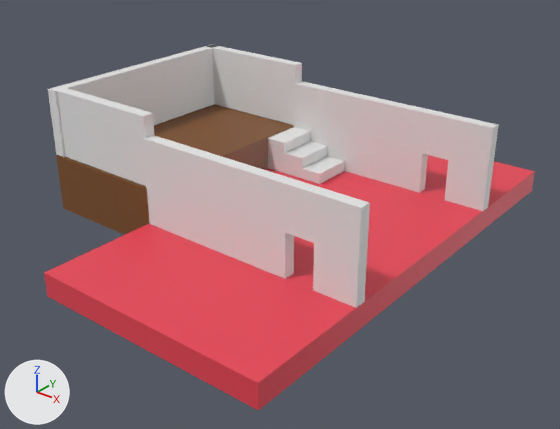
Before and after pictures for a commit that changed the FBX model PantoGame/Assets/Levels/Level.fbx.
Both versions are drawn from a 50 mm lens placed at (33.3, -47.1, 28.0), pointed at (-3.8, -0.8, -0.8). Every picture has the same lights, and +X, +Y and +Z are marked at lower left. Where no turn or scale is listed for an object, it has been applied to the vertices.
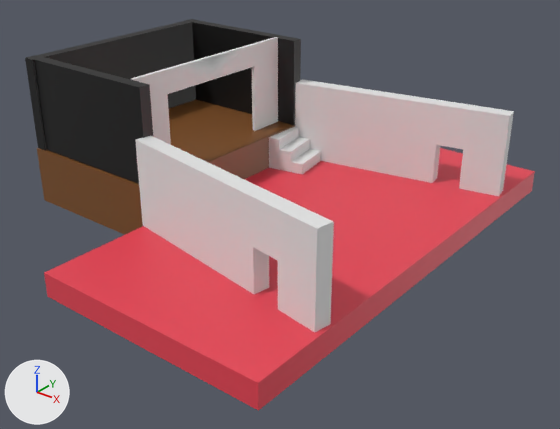
Where the newer file only moved an object's origin or applied its transform, the numbers keep the older frame.

Pixel boxes (x1, y1, x2, y2) of what changed, in the pictures (560 x 429 px):
'Cube.001', moved, turned, rescaled
    before: (142, 135, 370, 308)
    after: (135, 135, 334, 332)
'Cube', moved, turned, rescaled
    before: (293, 81, 499, 211)
    after: (295, 79, 514, 196)
'Floor.001', moved, rescaled (8% wider)
    before: (56, 104, 294, 235)
    after: (37, 100, 295, 235)
'Cube.004', recoloured, mesh rescaled, moved (16% taller)
    before: (48, 45, 217, 157)
    after: (25, 20, 196, 150)
'Cube.005', recoloured, reshaped (grey to black, 31% wider, 31% taller)
    before: (57, 88, 154, 186)
    after: (26, 55, 153, 184)
'Cube.006', recoloured, reshaped (grey to black, 21% wider, 32% taller)
    before: (206, 45, 302, 125)
    after: (185, 19, 301, 125)
'Cube.007', added
    after: (130, 37, 278, 145)
'Cube.003', moved, turned, rescaled
    before: (268, 127, 345, 184)
    after: (269, 127, 321, 174)

Edits to the bpy script that builds the scene:
```text
Change me_cube_009:
    where me_cube_009.from_pydata(...)  # 8 vertices, 6 faces; spans x -5.7..5.7, y -0.5..0.5, z -1.0..4.86
    me_cube_009 part 1
    me_cube_009.vertices[0].co: (5.7, -0.5, -1.0) -> (5.56, -0.5, -1.0)  # pixel (148, 187) -> not seen
    me_cube_009.vertices[1].co: (5.7, -0.5, 4.86) -> (5.56, -0.5, 7.07)  # pixel (143, 116) -> pixel (139, 87)
    me_cube_009.vertices[2].co: (-5.7, -0.5, -1.0) -> (-8.56, -0.5, -1.0)  # pixel (58, 154) -> pixel (38, 146)
    me_cube_009.vertices[3].co: (-5.7, -0.5, 4.86) -> (-8.56, -0.5, 7.07)  # pixel (50, 88) -> pixel (26, 57)
    me_cube_009.vertices[4].co: (5.7, 0.5, -1.0) -> (5.56, 0.5, -1.0)
    me_cube_009.vertices[5].co: (5.7, 0.5, 4.86) -> (5.56, 0.5, 7.07)  # pixel (152, 112) -> pixel (149, 84)
    me_cube_009.vertices[6].co: (-5.7, 0.5, -1.0) -> (-8.56, 0.5, -1.0)
    me_cube_009.vertices[7].co: (-5.7, 0.5, 4.86) -> (-8.56, 0.5, 7.07)  # pixel (60, 86) -> pixel (36, 55)
    add me_cube_009.materials.append(mat_blackedout)  # black #121212
Change me_cube_010:
    where me_cube_010.from_pydata(...)  # 8 vertices, 6 faces; spans x -5.7..5.7, y -0.5..0.5, z -1.0..4.86
    me_cube_010 part 2
    me_cube_010.vertices[0].co: (5.7, -0.5, -1.0) -> (5.56, -0.5, -1.0)  # pixel (294, 125) -> pixel (293, 125)
    me_cube_010.vertices[1].co: (5.7, -0.5, 4.86) -> (5.56, -0.5, 7.07)  # pixel (295, 65) -> pixel (294, 41)
    me_cube_010.vertices[2].co: (-5.7, -0.5, -1.0) -> (-8.56, -0.5, -1.0)
    me_cube_010.vertices[3].co: (-5.7, -0.5, 4.86) -> (-8.56, -0.5, 7.07)  # pixel (205, 46) -> pixel (184, 20)
    me_cube_010.vertices[4].co: (5.7, 0.5, -1.0) -> (5.56, 0.5, -1.0)
    me_cube_010.vertices[5].co: (5.7, 0.5, 4.86) -> (5.56, 0.5, 7.07)  # pixel (301, 62) -> pixel (300, 39)
    me_cube_010.vertices[6].co: (-5.7, 0.5, -1.0) -> (-8.56, 0.5, -1.0)
    me_cube_010.vertices[7].co: (-5.7, 0.5, 4.86) -> (-8.56, 0.5, 7.07)  # pixel (212, 44) -> pixel (191, 19)
    add me_cube_010.materials.append(mat_blackedout)  # black #121212
Change me_cube_008:
    where me_cube_008.from_pydata(...)  # 8 vertices, 6 faces; spans x -0.5..0.5, y -10.0..10.0, z -1.0..4.9
    me_cube_008 part 3: the whole mesh is scaled about its middle by (1, 1, 1.38), then moved by (0.0, 0.0, 2.1)
    add me_cube_008.materials.append(mat_blackedout)  # black #121212
Change ob_floor_001:
    ob_floor_001.location: (-15.6, 0.0, 2.12) -> (-17.01, 0.0, 2.12)
    ob_floor_001.scale: (5.7, 10.0, 1.0) -> (7.09, 10.0, 1.0)
Change ob_cube_003:
    ob_cube_003.location: (-4.91, 7.09, 0.01) -> (-7.4, 7.74, 0.01)
    ob_cube_003.rotation_euler: (0.0, 0.0, 0.0) -> (0.0, 0.0, 0.175)  # degrees (0, 0, 0) -> degrees (0, 0, 10)
    ob_cube_003.scale: (1.0, 1.0, 1.0) -> (0.6, 1.0, 1.0)
Change ob_cube:
    ob_cube.location: (9.0, 9.5, 1.0) -> (8.68, 13.14, 1.0)
    ob_cube.rotation_euler: (0.0, 0.0, 0.0) -> (0.0, 0.0, 0.175)  # degrees (0, 0, 0) -> degrees (0, 0, 10)
    ob_cube.scale: (1.0, 0.5, 1.0) -> (1.0, 0.693, 1.0)
Change ob_cube_001:
    ob_cube_001.location: (9.0, -9.44, 1.0) -> (8.68, -13.08, 1.0)
    ob_cube_001.rotation_euler: (0.0, 0.0, 0.0) -> (0.0, 0.0, -0.175)  # degrees (0, 0, 0) -> degrees (0, 0, -10)
    ob_cube_001.scale: (1.0, 0.5, 1.0) -> (1.0, 0.693, 1.0)
Change ob_cube_004:
    ob_cube_004.location: (-20.81, 0.0, 4.19) -> (-23.45, 0.0, 3.19)
Add ob_cube_007:
    ob_cube_007 = bpy.data.objects.new('Cube.007', me_cube_001)  # 28 vertices, 27 faces; spans x -0.2..0.2, y -8.9..8.9, z 0.0..8.2
    ob_cube_007.location = (-12.02, 0.17, 3.1)
```
